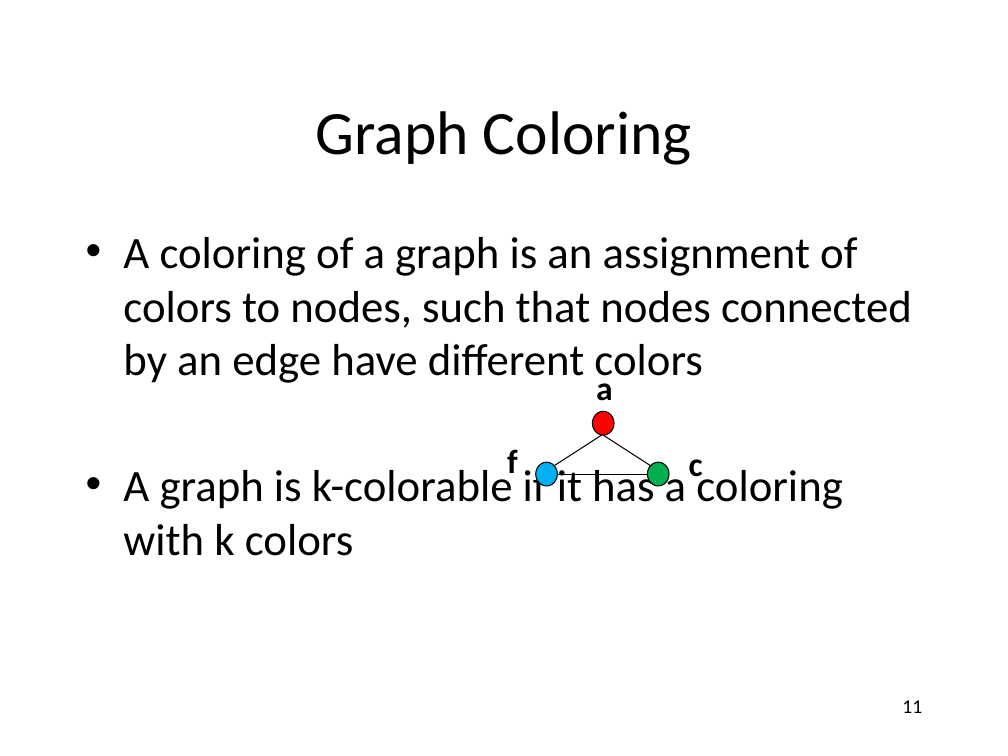
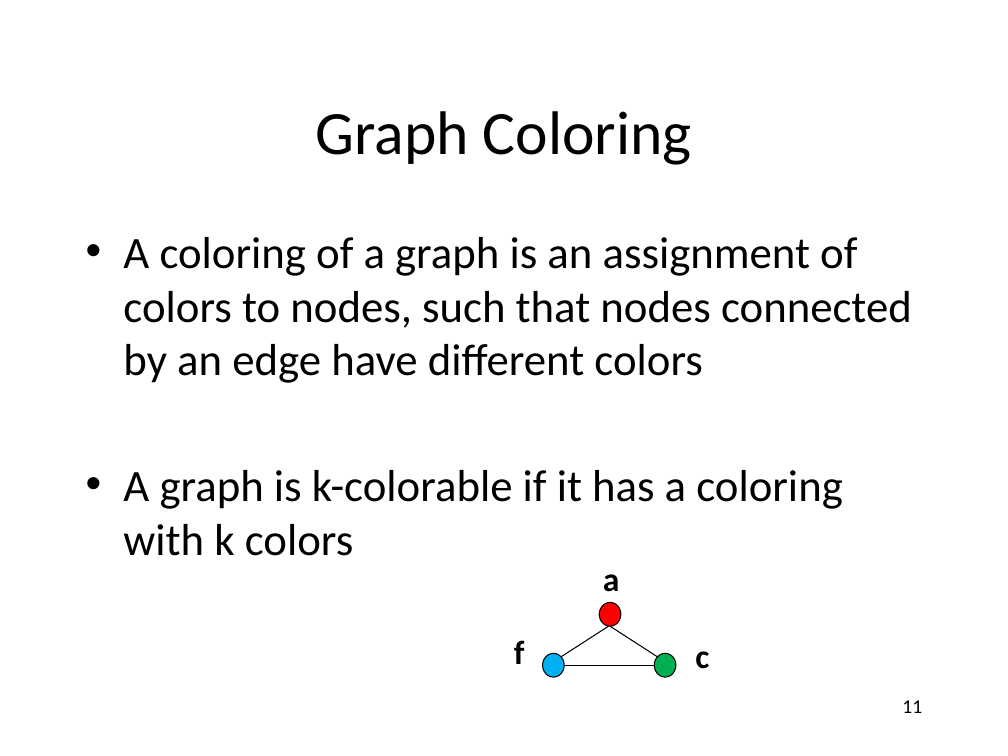
Before and after one commit to anoopsarkar/compilers-class, a slide deck: slide 11 of assets/ppt/opt/regalloc.pptx. Drawn at 1008x756 pixels with LibreOffice and Linux fonts; fonts in the diff are those of the drawing. Boxes give left, top, right and bottom in pixels: in the first picture for what was removed or moved away, otherwise in the second. Text is boxed around its words. In the diff, an @@ line names an element or a change of style, - is before the commit and + after.

```diff
--- a/assets/ppt/opt/regalloc.pptx
+++ b/assets/ppt/opt/regalloc.pptx
@@ 3 texts, 3 ellipses, 3 lines: place and size @@
-3 texts, 3 ellipses, 3 lines at (507, 373, 703, 487)
+3 texts, 3 ellipses, 3 lines at (514, 574, 709, 677)
```
Also in this commit, not shown: 7 other slides changed, 2 other files.
